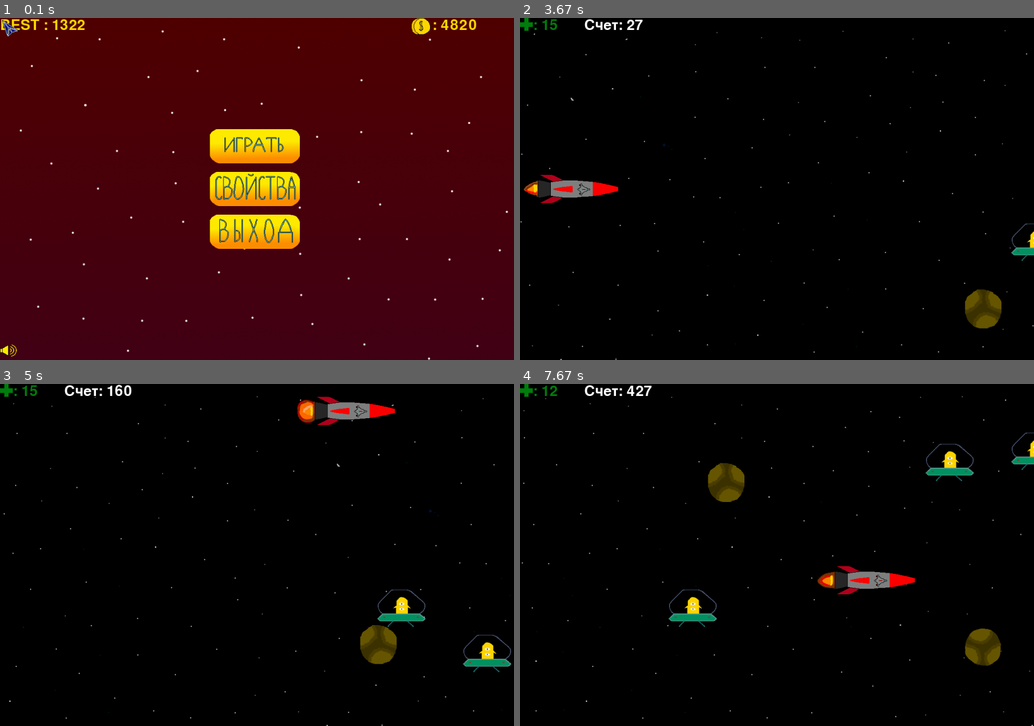
Above: before the commit, frames 1-4 (two rows, left to right).
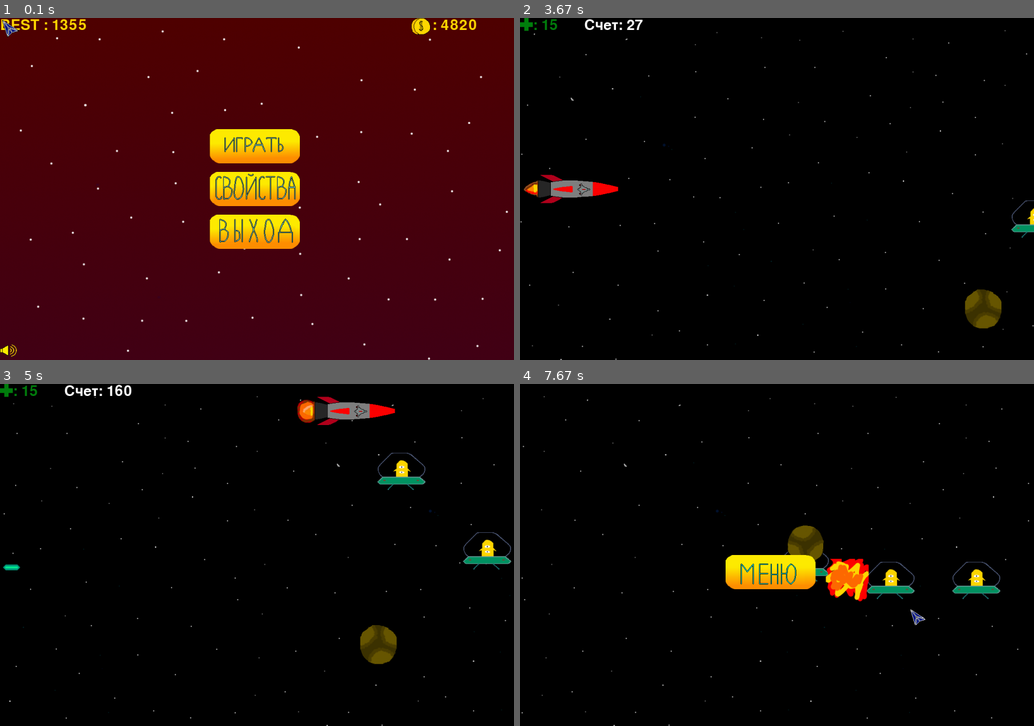
Above: after the commit, the same moments.

Repository: PismerovKir/YandexPygameProject
Game: pygame game, started from Тест прога.py
The game is run twice, just before and just after one commit, with the same random seed, the same clock (stepped at 60 frames per second) and the same inputs.
Inputs (mouse positions are in pixels of both pictures, inside the frame that each line leads up to):
- Up to frame 1 (0.1 s): no input
- Up to frame 2 (3.67 s): click (777, 147) at 0.38 s; hold Left from 3.35 s (still down)
- Up to frame 3 (5 s): release Left at 3.93 s; hold Up 3.97-4.33 s; hold Right from 4.37 s (still down)
- Up to frame 4 (7.67 s): release Right at 5 s; hold Down 5.03-5.4 s; hold Left 5.43-5.9 s; hold Right 5.93-6.4 s; click (653, 486) at 6.48 s; click (591, 544) at 6.82 s; click (777, 596) at 7.15 s; click (910, 609) at 7.48 s

The runs differ from the first frame. In frame 1, less than 0.1% of the frame differs, in the area x 13-17%, y 0-4%; in frame 2, 0.3%; in frame 3, 1.6%; in frame 4, 7.0%, in the area x 0-100%, y 0-100%.

Commit message:
Менее Тупые стреляющие пришельцы и их уни(что)жение

Diff:
--- a/data/gamedata.txt
+++ b/data/gamedata.txt
@@ -1,4 +1,4 @@
-1322
+1355
 4820
 10
 13
--- a/Тест прога.py
+++ b/Тест прога.py
@@ -195,7 +195,7 @@
         self.bangimage = load_image('alienBang.png')
         self.rect.x = WIDTH
         self.rect.y = random.randrange(50, HEIGHT - self.rect.height - 50)
-        self.speedy = random.randrange(-1, 2)
+        self.speedy = 1
         self.speedx = 1
         self.health = 3
         self.damage = 3
@@ -207,7 +207,6 @@
         self.deathCounter -= 1
 
         self.rect.x -= self.speedx
-        self.rect.y += self.speedy
 
         if self.deathCounter == 0:
             self.kill()
@@ -222,6 +221,10 @@
             enemybullet = LaserBulletAlien(self.rect.left, self.rect.centery)
             all_sprites.add(enemybullet)
             enemybullets.add(enemybullet)
+        if self.rect.centery < spaceship.rect.centery:
+            self.rect.y += self.speedy
+        if self.rect.centery > spaceship.rect.centery:
+            self.rect.y -= self.speedy
 
 
 
